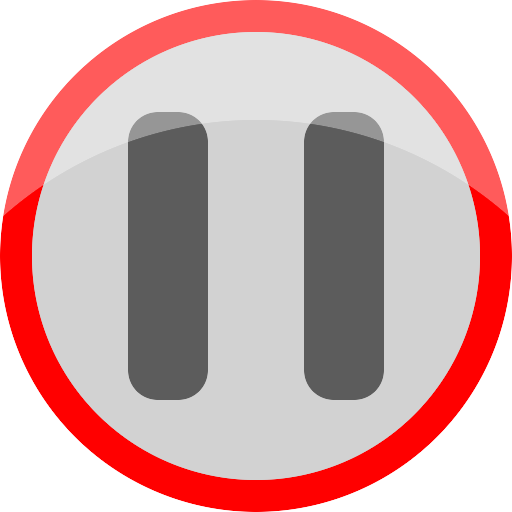
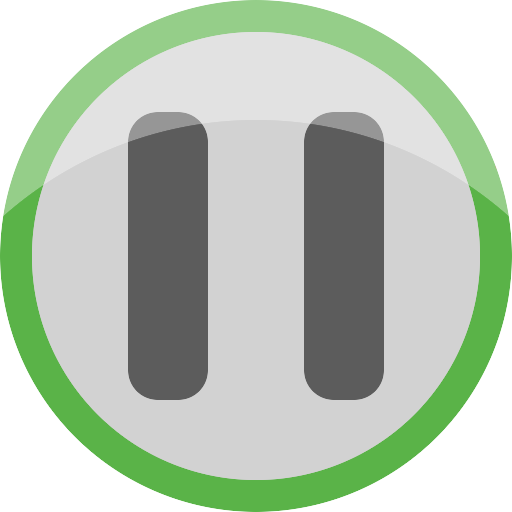
Two versions of the same layered image (512 × 512). Layer-by-layer changes:
renamed "Layer" to "Layer 1", painted on it over (x1=0, y1=0, x2=512, y2=512)
